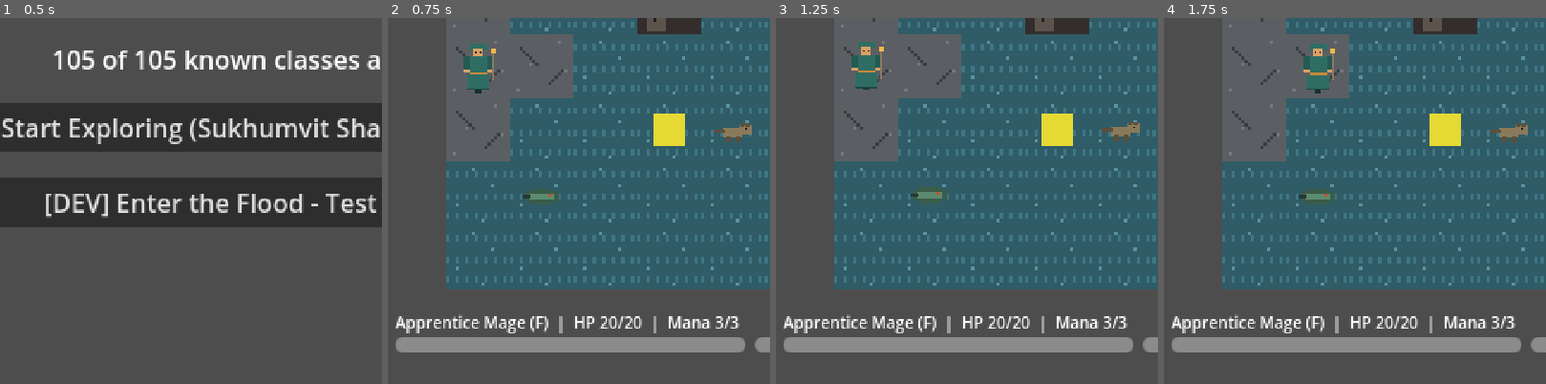
Above: before the commit, frames 1-4 (left to right).
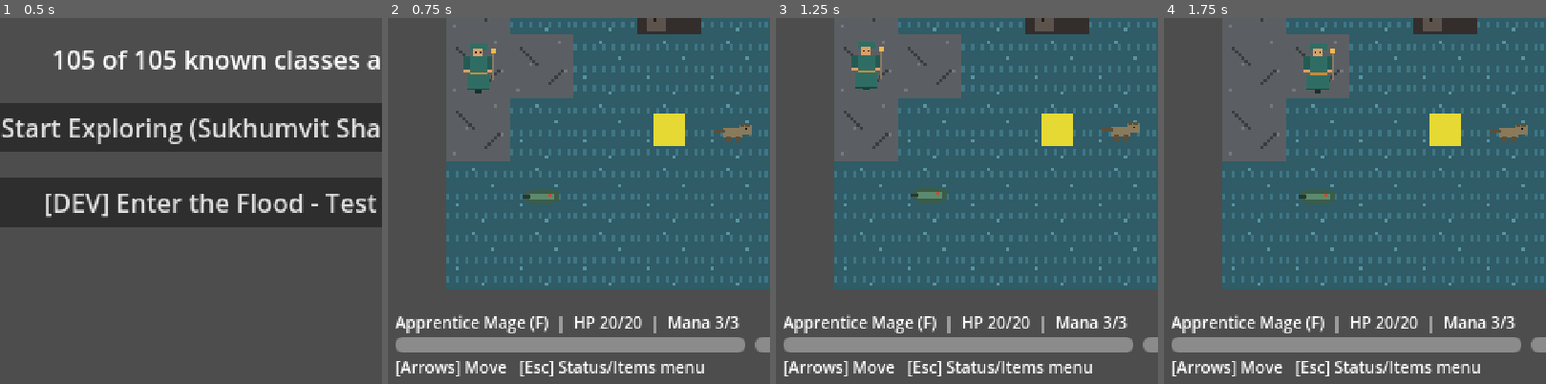
Above: after the commit, the same moments.

Repository: LupangSyS/PulseAI
Game: Godot game, scene res://scenes/main_menu.tscn
Two runs of this game, one before a commit and one after it. Both use one fixed random seed, a clock stepped at 60 frames per second and the inputs below.
Inputs:
- Up to frame 1 (0.5 s): no input
- Up to frame 2 (0.75 s): click "Start Exploring (Sukhumvit Sh…" at 0.5 s
- Up to frame 3 (1.25 s): no input
- Up to frame 4 (1.75 s): hold Right (ui_right) from 1.28 s (still down)
The pictures show only the part of the screen within x 1-51%, y 43-93%; the shares and areas given below are measured in that part.

Frame 1 is identical in both runs. In frame 2, 1.4% of the frame differs, in the area x 2-83%, y 93-98%; in frame 3, 1.4%; in frame 4, 1.4%.

Commit message:
Add a solo Status/Items menu (Escape, from the overworld)
Reference asked for an FF-style party menu, but this project is a
solo evolving-class design (confirmed with the user), not a party -
so this is a single-character menu, honestly scoped to systems that
actually exist: portrait/name/rank/HP/resource, the full deck list
(not shown anywhere else), and held items. No Equipment, Formation,
Config, or Save commands - none of those systems are built yet, and a
menu command that does nothing is worse than no command.

Implementation: scripts/menu/status_menu.gd, an overlay Control added
as a child of the overworld scene (not a scene change) so opening it
can't disturb spawn/respawn state. Escape toggles it; overworld.gd's
_unhandled_input now guards movement off while it's open.

Validated headlessly: open/close state, both tabs' content (deck
list with real cost/description data, held items), the movement
guard, layout bounds with the deferred Container layout pass properly
awaited, and the full 105-class + overworld<->combat e2e regression
still passes with the menu wired in.

Co-Authored-By: Claude Sonnet 5 <noreply@anthropic.com>
Claude-Session: https://claude.ai/code/session_01P5dwagSojk6u8oWg1L4kN1

Diff:
--- /dev/null
+++ b/scripts/menu/status_menu.gd
@@ -0,0 +1,231 @@
+class_name StatusMenu
+extends Control
+
+## An overworld overlay (opened with Escape, not a scene change - so it
+## can't disturb the overworld's spawn/respawn state) showing the two
+## things the solo evolving-class design actually has: your held items
+## (Items tab, reusing combat.gd's tray-button pattern for consistency)
+## and your class/deck (Status tab - portrait, name, rank, HP/resource,
+## and the full card list, which isn't shown anywhere else in the game).
+##
+## Deliberately does NOT have Equipment/Formation/Config/Save commands
+## like the FF-style reference menu - none of those systems exist yet
+## (no equipment slots, no party, no settings, no save/load), and a menu
+## button that does nothing is worse than no button.
+
+const VIEWPORT_WIDTH := 480
+const VIEWPORT_HEIGHT := 460
+
+## "status" | "items" - which tab is showing.
+var tab_state: String = "status"
+
+var panel_bg: ColorRect
+var portrait: TextureRect
+var portrait_frames: Array = []
+var portrait_anim_timer: float = 0.0
+var portrait_anim_frame: int = 0
+var title_label: Label
+var hp_bar: ProgressBar
+var resource_bar: ProgressBar
+var tab_status_button: Button
+var tab_items_button: Button
+var content_scroll: ScrollContainer
+var content_list: VBoxContainer
+var close_button: Button
+
+func _ready() -> void:
+	visible = false
+	set_anchors_and_offsets_preset(Control.PRESET_FULL_RECT)
+	_build_ui()
+
+func _process(delta: float) -> void:
+	if not visible:
+		return
+	portrait_anim_timer += delta
+	if portrait_anim_timer < 0.5:
+		return
+	portrait_anim_timer = 0.0
+	portrait_anim_frame = 1 - portrait_anim_frame
+	if portrait_frames.size() == 2:
+		portrait.texture = portrait_frames[portrait_anim_frame]
+
+func open() -> void:
+	visible = true
+	tab_state = "status"
+	_load_portrait()
+	refresh()
+
+func close() -> void:
+	visible = false
+
+func _build_ui() -> void:
+	panel_bg = ColorRect.new()
+	panel_bg.set_anchors_and_offsets_preset(Control.PRESET_FULL_RECT)
+	panel_bg.color = Color(0.05, 0.06, 0.08, 0.94)
+	add_child(panel_bg)
+
+	var margin := MarginContainer.new()
+	margin.set_anchors_and_offsets_preset(Control.PRESET_FULL_RECT)
+	for side in ["left", "right", "top", "bottom"]:
+		margin.add_theme_constant_override("margin_%s" % side, 10)
+	add_child(margin)
+
+	var root_box := VBoxContainer.new()
+	root_box.add_theme_constant_override("separation", 6)
+	margin.add_child(root_box)
+
+	var header := HBoxContainer.new()
+	header.add_theme_constant_override("separation", 12)
+	header.custom_minimum_size = Vector2(0, 64)
+	root_box.add_child(header)
+
+	portrait = TextureRect.new()
+	portrait.custom_minimum_size = Vector2(56, 56)
+	portrait.stretch_mode = TextureRect.STRETCH_KEEP_ASPECT_CENTERED
+	portrait.texture_filter = CanvasItem.TEXTURE_FILTER_NEAREST
+	header.add_child(portrait)
+
+	var header_text := VBoxContainer.new()
+	header_text.size_flags_horizontal = Control.SIZE_EXPAND_FILL
+	header.add_child(header_text)
+
+	title_label = Label.new()
+	title_label.add_theme_font_size_override("font_size", 13)
+	header_text.add_child(title_label)
+
+	hp_bar = ProgressBar.new()
+	hp_bar.custom_minimum_size = Vector2(0, 12)
+	hp_bar.show_percentage = false
+	header_text.add_child(hp_bar)
+
+	resource_bar = ProgressBar.new()
+	resource_bar.custom_minimum_size = Vector2(0, 12)
+	resource_bar.show_percentage = false
+	header_text.add_child(resource_bar)
+
+	var tab_row := HBoxContainer.new()
+	tab_row.add_theme_constant_override("separation", 8)
+	root_box.add_child(tab_row)
+
+	tab_status_button = Button.new()
+	tab_status_button.text = "Status"
+	tab_status_button.pressed.connect(_on_tab_status_pressed)
+	tab_row.add_child(tab_status_button)
+
+	tab_items_button = Button.new()
+	tab_items_button.text = "Items"
+	tab_items_button.pressed.connect(_on_tab_items_pressed)
+	tab_row.add_child(tab_items_button)
+
+	content_scroll = ScrollContainer.new()
+	content_scroll.size_flags_vertical = Control.SIZE_EXPAND_FILL
+	content_scroll.horizontal_scroll_mode = ScrollContainer.SCROLL_MODE_DISABLED
+	root_box.add_child(content_scroll)
+
+	content_list = VBoxContainer.new()
+	content_list.size_flags_horizontal = Control.SIZE_EXPAND_FILL
+	content_list.add_theme_constant_override("separation", 4)
+	content_scroll.add_child(content_list)
+
+	close_button = Button.new()
+	close_button.text = "Close (Esc)"
+	close_button.pressed.connect(close)
+	root_box.add_child(close_button)
+
+func _load_portrait() -> void:
+	portrait_frames = SpriteLoader.load_frames(RunState.player_class_id, "character")
+	portrait_anim_frame = 0
+	portrait_anim_timer = 0.0
+	portrait.visible = not portrait_frames.is_empty()
+	if not portrait_frames.is_empty():
+		portrait.texture = portrait_frames[0]
+
+func _on_tab_status_pressed() -> void:
+	tab_state = "status"
+	refresh()
+
+func _on_tab_items_pressed() -> void:
+	tab_state = "items"
+	refresh()
+
+func refresh() -> void:
+	var p: Combatant = RunState.player
+	var cls := GameData.get_class_by_id(RunState.player_class_id)
+	if p == null or cls == null:
+		return
+
+	title_label.text = "%s  (Rank %s)" % [p.display_name, cls.rank]
+	hp_bar.max_value = p.max_hp
+	hp_bar.value = p.hp
+	resource_bar.max_value = max(p.max_resource, 1)
+	resource_bar.value = p.resource
+
+	for child in content_list.get_children():
+		content_list.remove_child(child)
+		child.queue_free()
+
+	match tab_state:
+		"status":
+			_populate_status(cls)
+		"items":
+			_populate_items()
+
+func _populate_status(cls: CharacterClass) -> void:
+	var playstyle_label := Label.new()
+	playstyle_label.text = cls.playstyle if cls.playstyle != "" else "A survivor who learned to wield what came out."
+	playstyle_label.autowrap_mode = TextServer.AUTOWRAP_WORD_SMART
+	playstyle_label.add_theme_font_size_override("font_size", 10)
+	content_list.add_child(playstyle_label)
+
+	var deck_header := Label.new()
+	deck_header.text = "Deck (%d cards):" % cls.deck.size()
+	deck_header.add_theme_font_size_override("font_size", 11)
+	content_list.add_child(deck_header)
+
+	var counted: Dictionary = {}
+	for card_id in cls.deck:
+		counted[card_id] = counted.get(card_id, 0) + 1
+
+	for card_id in counted.keys():
+		var card := GameData.get_card(card_id)
+		if card == null:
+			continue
+		var row := _make_list_row(
+			"%s x%d  (cost %d)" % [card.display_name, counted[card_id], card.cost],
+			card.description,
+		)
+		content_list.add_child(row)
+
+func _populate_items() -> void:
+	if RunState.inventory.is_empty():
+		var empty_label := Label.new()
+		empty_label.text = "No items held."
+		empty_label.add_theme_font_size_override("font_size", 10)
+		content_list.add_child(empty_label)
+		return
+	for item_id in RunState.inventory.keys():
+		var count: int = RunState.inventory[item_id]
+		if count <= 0:
+			continue
+		var item := GameData.get_item(item_id)
+		if item == null:
+			continue
+		var row := _make_list_row("%s x%d" % [item.display_name, count], item.description)
+		content_list.add_child(row)
+
+func _make_list_row(title: String, description: String) -> Control:
+	var box := VBoxContainer.new()
+	box.add_theme_constant_override("separation", 1)
+
+	var title_label := Label.new()
+	title_label.text = title
+	title_label.add_theme_font_size_override("font_size", 11)
+	box.add_child(title_label)
+
+	var desc_label := Label.new()
+	desc_label.text = description
+	desc_label.autowrap_mode = TextServer.AUTOWRAP_WORD_SMART
+	desc_label.add_theme_font_size_override("font_size", 9)
+	box.add_child(desc_label)
+
+	return box
--- a/scripts/overworld/overworld.gd
+++ b/scripts/overworld/overworld.gd
@@ -75,6 +75,7 @@
 var deck_label: Label
 var log_label: RichTextLabel
 var inventory_container: HBoxContainer
+var status_menu: StatusMenu
 
 func _ready() -> void:
 	if RunState.player == null:
@@ -98,6 +99,7 @@
 	_spawn_entities()
 	_update_player_visual()
 	_refresh_status()
+	_log_message("[Arrows] Move   [Esc] Status/Items menu")
 
 func _process(_delta: float) -> void:
 	_check_respawns()
@@ -167,6 +169,9 @@
 	inventory_container.add_theme_constant_override("separation", 4)
 	bottom.add_child(inventory_container)
 
+	status_menu = StatusMenu.new()
+	add_child(status_menu)
+
 func _build_grid() -> void:
 	# remove_child (synchronous) before queue_free (deferred delete) so a
 	# same-frame rebuild doesn't briefly see stale children alongside the
@@ -336,6 +341,14 @@
 		minimap.update_player(player_cell)
 
 func _unhandled_input(event: InputEvent) -> void:
+	if event.is_action_pressed("ui_cancel"):
+		if status_menu.visible:
+			status_menu.close()
+		else:
+			status_menu.open()
+		return
+	if status_menu.visible:
+		return
 	if event.is_action_pressed("ui_up"):
 		move_player(Vector2i(0, -1))
 	elif event.is_action_pressed("ui_down"):
Not shown, changed: GDD.md
Not shown, changed: README.md
